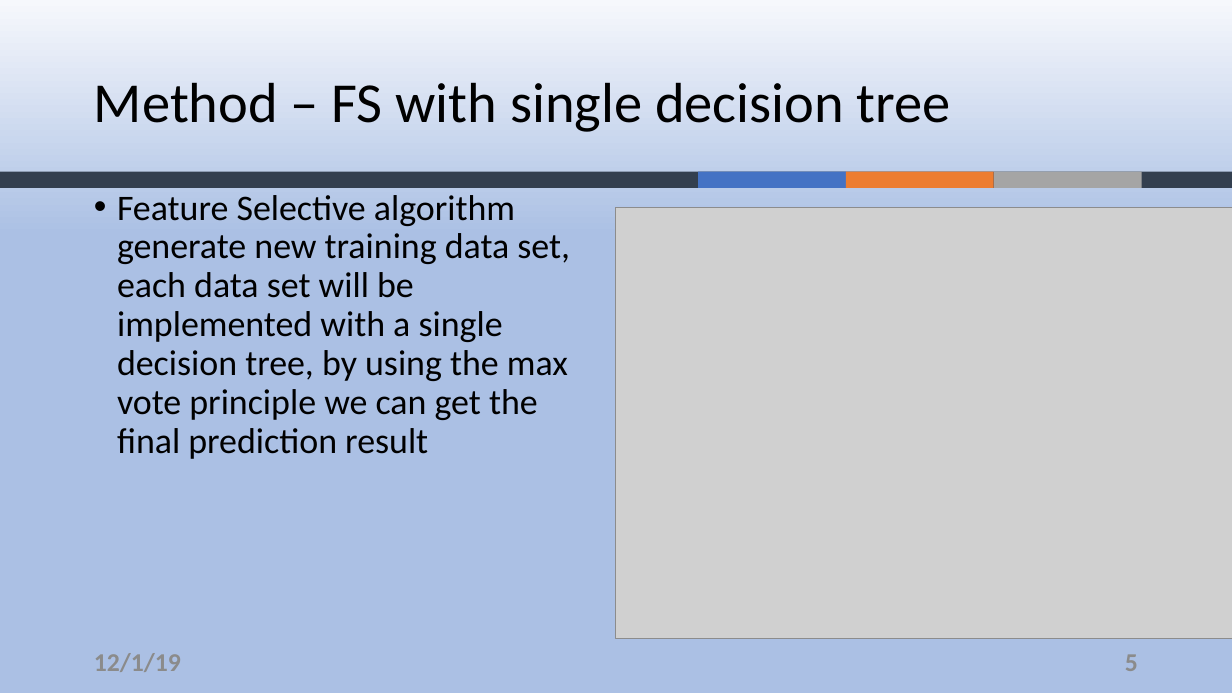
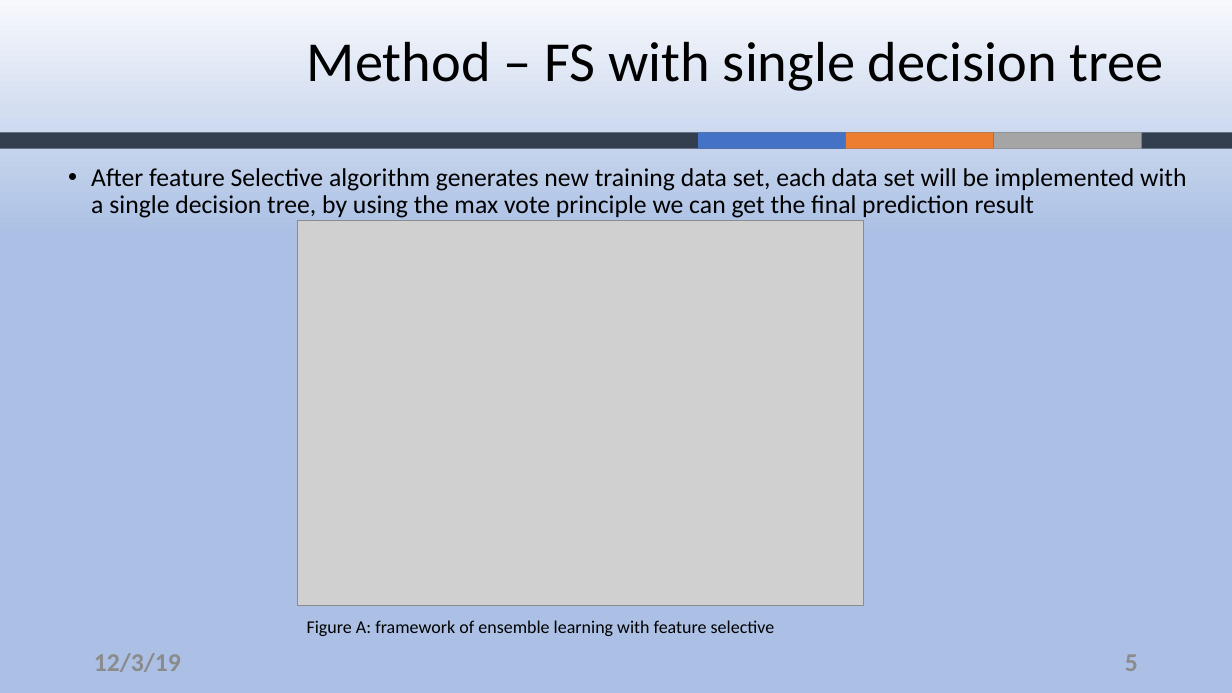
Before and after one commit to ZouYao0720/final-project-, a slide deck: slide 5 of final-presentation.pptx. Drawn at 1232x693 pixels with LibreOffice and Linux fonts; fonts in the diff are those of the drawing; grey boxes stand for pictures; background and template pictures are left out. Boxes give left, top, right and bottom in pixels: in the first picture for what was removed or moved away, otherwise in the second. Text is boxed around its words. In the diff, an @@ line names an element or a change of style, - is before the commit and + after.

```diff
--- a/final-presentation.pptx
+++ b/final-presentation.pptx
@@ title "Method – FS with single ...": place and size @@
-title "Method – FS with single ..." at box(94, 82, 951, 132)
+title "Method – FS with single ..." at box(307, 41, 1164, 91)
@@ 4 rectangles: place and size @@
-4 rectangles at box(0, 172, 1232, 189)
+4 rectangles at box(0, 132, 1232, 149)
@@ text at box(91, 168, 1186, 218): text changed; size 28 to 20 pt @@
-• Feature Selective algorithm generate new training data set, each data set will be implemented with a single decision tree, by using the max vote principle we can get the final prediction result
+• After feature Selective algorithm generates new training data set, each data set will be implemented with a single decision tree, by using the max vote principle we can get the final prediction result
@@ picture: place and size @@
-picture at box(616, 208, 1232, 639)
+picture at box(298, 221, 864, 606)
@@ text added at box(307, 620, 775, 636), 14 pt, text #000000 @@
+Figure A: framework of ensemble learning with feature selective
@@ text at box(94, 653, 181, 672): text changed @@
-12/1/19
+12/3/19
```
Also in this commit, not shown: 8 other slides changed, 3 slides added, 2 slides removed.
